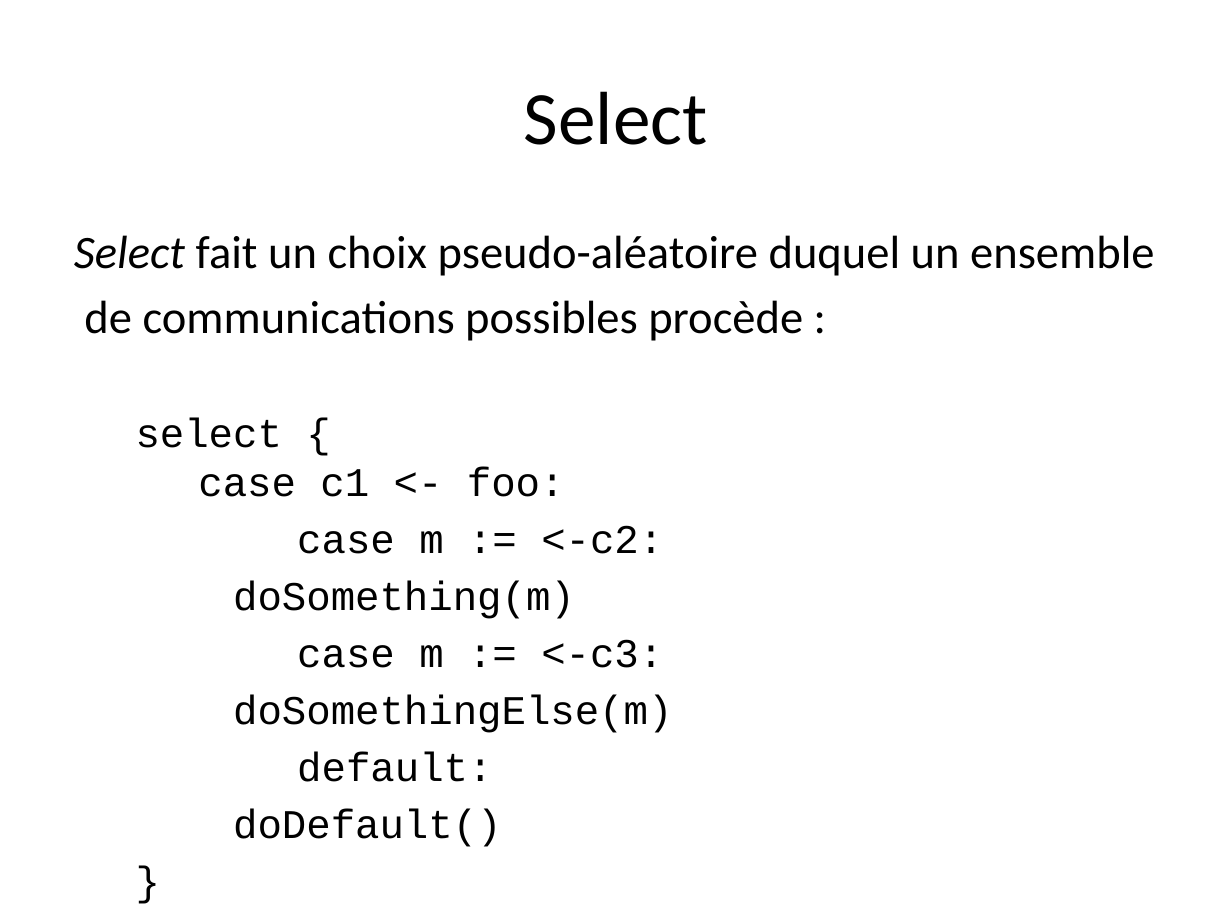
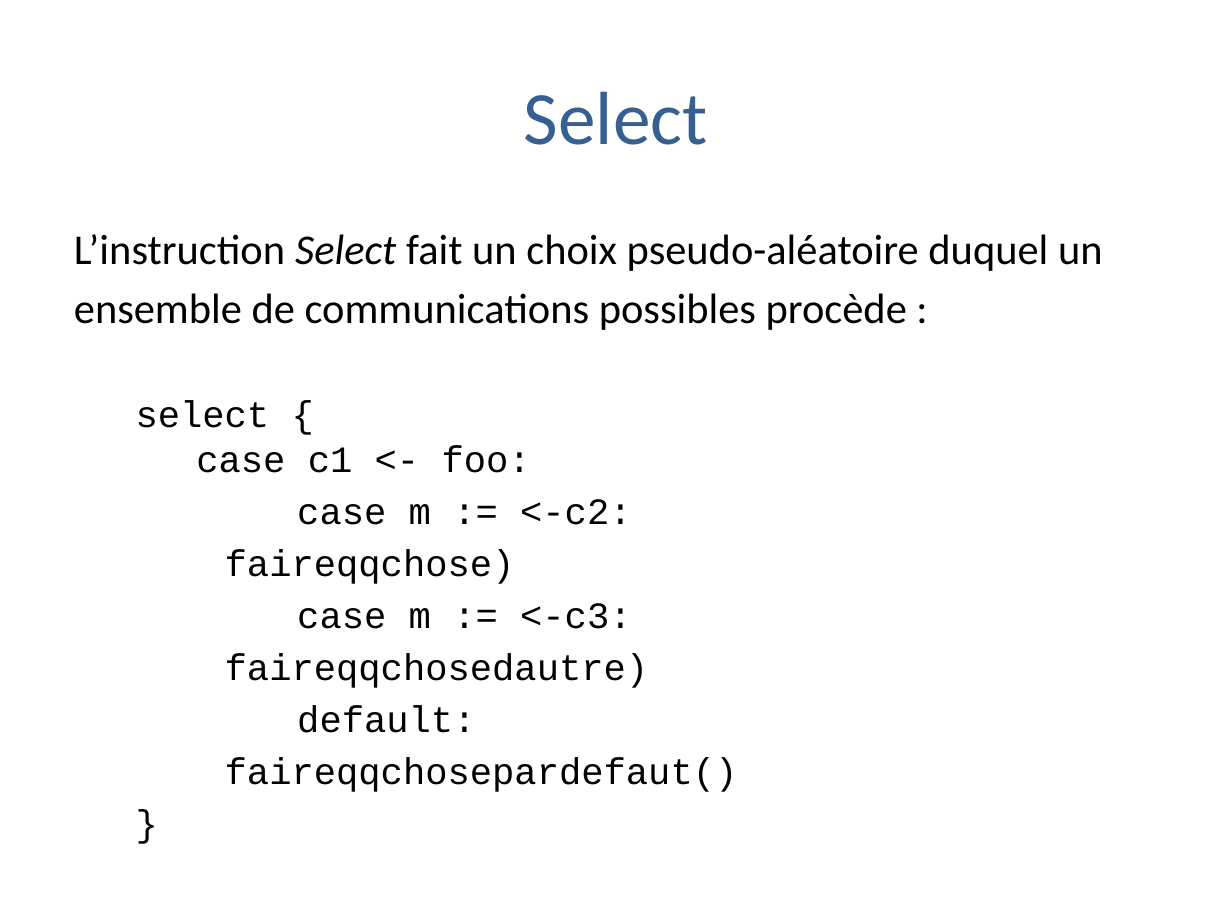
Before and after one commit to trash-anger/golang-france, a slide deck: slide 9 of Go-documentation/cours-general/Concurrence en go.pptx. Drawn at 1232x924 pixels with LibreOffice and Linux fonts; fonts in the diff are those of the drawing; background and template pictures are left out. Boxes give left, top, right and bottom in pixels: in the first picture for what was removed or moved away, otherwise in the second. Text is boxed around its words. In the diff, an @@ line names an element or a change of style, - is before the commit and + after.

```diff
--- a/Go-documentation/cours-general/Concurrence en go.pptx
+++ b/Go-documentation/cours-general/Concurrence en go.pptx
@@ title "Select" at bbox=[524, 91, 708, 145]: text colour #000000 to #376092 @@
@@ text at bbox=[74, 234, 1103, 330]: text changed; size 27.2 to 24.8 pt @@
-Select fait un choix pseudo-aléatoire duquel un ensemble
-de communications possibles procède :
+L’instruction Select fait un choix pseudo-aléatoire duquel un
+ensemble de communications possibles procède :
@@ text at bbox=[136, 401, 631, 733]: size 23.8 to 21.7 pt in "select { case c1 <- foo:", "case m := <-c2:", "case m := <-c3:", "default:" and 1 more places @@
@@ text at bbox=[225, 549, 515, 584]: text changed; size 23.8 to 21.7 pt @@
-  doSomething(m)
+  faireqqchose)
@@ text at bbox=[225, 653, 649, 688]: text changed; size 23.8 to 21.7 pt @@
-  doSomethingElse(m)
+  faireqqchosedautre)
@@ text at bbox=[225, 757, 738, 792]: text changed; size 23.8 to 21.7 pt @@
-  doDefault()
+  faireqqchosepardefaut()
```
Also in this commit, not shown: 25 other slides changed, 2 other files.
